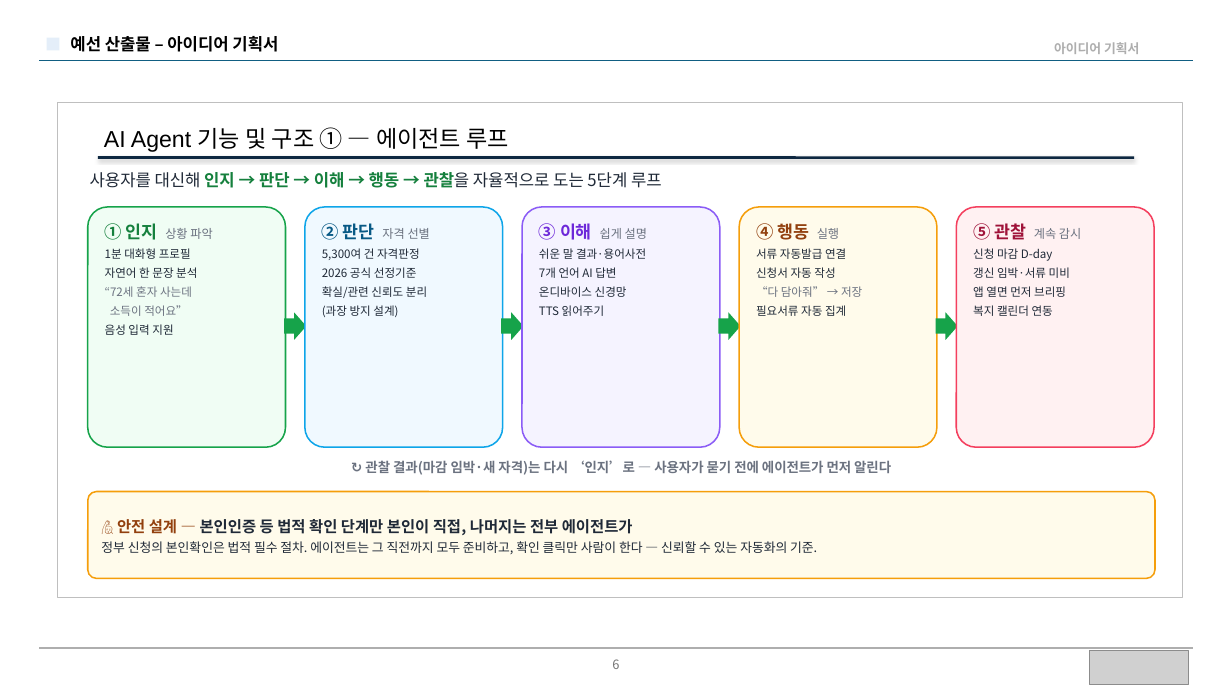
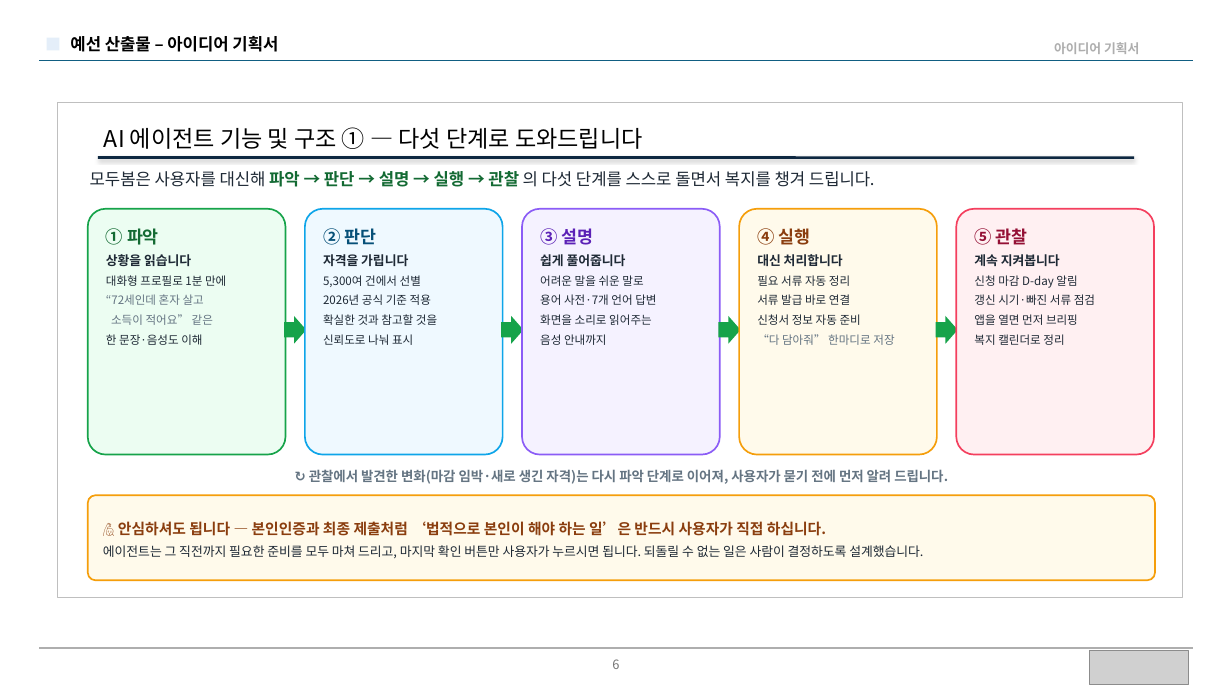
Before and after one commit to BioCode67/modoo-bom, a slide deck: slide 6 of docs/제출/모두봄-예선기획서-20p-규정안전판.pptx. Drawn at 1232x693 pixels with LibreOffice and Linux fonts; fonts in the diff are those of the drawing; grey boxes stand for pictures. Boxes give left, top, right and bottom in pixels: in the first picture for what was removed or moved away, otherwise in the second. Text is boxed around its words. In the diff, an @@ line names an element or a change of style, - is before the commit and + after.

Commit message:
docs(제출): 예선 기획서 v3 — Pretendard 폰트·존댓말/친절체·문장 풀어쓰기·팀정보 반영
- 폰트: Pretendard 적용 + PPT에 임베딩(심사 PC에 폰트 없어도 동일하게 표시)
- 어투: 전 슬라이드 '~습니다/~입니다' 존댓말·친절체로 전환(당찬 단정 어투 제거)
- 가독성: 축약을 풀어 완결된 문장으로 서술, 박스 여백을 채워 균형 개선
- 팀정보 자동 반영: 영남대학교 / 모두봄(ModooBom) / 팀장 김주형 외 4명(컴퓨터공학전공)
- 표현 개선: '개인정보 서버 전송 0' → '입력하신 정보는 기기 밖으로 나가지 않는 온디바이스 AI'(긍정·완성형)
- 앱 출시 반영: Summary·로드맵에 '모바일 앱 출시 준비/출시' 명시
- 커버리지 명시: 복지정책·복지서비스·장학금·행복주택·서민금융·민간재단 — 한곳에서

PowerPoint 렌더로 14장 전수 육안 검증(겹침·오버플로 수정 완료).

```diff
--- a/docs/제출/모두봄-예선기획서-20p-규정안전판.pptx
+++ b/docs/제출/모두봄-예선기획서-20p-규정안전판.pptx
@@ text at [104,127,643,149]: text changed; font Arial to Noto Sans CJK KR @@
-AI Agent 기능 및 구조 ① — 에이전트 루프
+AI 에이전트 기능 및 구조 ① — 다섯 단계로 도와드립니다
@@ text at [90,171,875,187]: text changed; text colour #1F2937 to #1E2935 @@
-사용자를 대신해 인지 → 판단 → 이해 → 행동 → 관찰을 자율적으로 도는 5단계 루프
+모두봄은 사용자를 대신해 파악 → 판단 → 설명 → 실행 → 관찰 의 다섯 단계를 스스로 돌면서 복지를 챙겨 드립니다.
@@ rounded rectangle "① 파악": place and size @@
-rounded rectangle "① 파악" at [88,207,286,447]
+rounded rectangle "① 파악" at [88,209,286,455]
@@ rounded rectangle "① 파악" at [88,209,286,455]: fill #F0FDF4 to #ECFDF2; outline #16A34A 1.2 pt to #16A34A 1.3 pt; proportions changed @@
@@ rounded rectangle "② 판단": place and size @@
-rounded rectangle "② 판단" at [305,207,503,447]
+rounded rectangle "② 판단" at [305,209,503,455]
@@ rounded rectangle "② 판단" at [305,209,503,455]: fill #F0F9FF to #EFF9FF; outline #0EA5E9 1.2 pt to #0EA5E9 1.3 pt; proportions changed @@
@@ rounded rectangle "③ 설명": place and size @@
-rounded rectangle "③ 설명" at [522,207,720,447]
+rounded rectangle "③ 설명" at [522,209,720,455]
@@ rounded rectangle "③ 설명" at [522,209,720,455]: fill #F5F3FF to #F5F2FF; outline #8B5CF6 1.2 pt to #8B5CF6 1.3 pt; proportions changed @@
@@ rounded rectangle "④ 실행" at [739,209,937,455]: fill #FFFBEB to #FFFAEB; outline #F59E0B 1.2 pt to #F59E0B 1.3 pt; proportions changed @@
@@ rounded rectangle "④ 실행": place and size @@
-rounded rectangle "④ 실행" at [739,207,937,447]
+rounded rectangle "④ 실행" at [739,209,937,455]
@@ rounded rectangle "⑤ 관찰": place and size @@
-rounded rectangle "⑤ 관찰" at [957,207,1154,447]
+rounded rectangle "⑤ 관찰" at [957,209,1154,455]
@@ rounded rectangle "⑤ 관찰" at [957,209,1154,455]: fill #FFF1F2 to #FFF0F2; outline #F43F5E 1.2 pt to #F43F5E 1.3 pt; proportions changed @@
@@ text in rounded rectangle at [106,228,226,345]: text changed; text colour #1F2937 to #1E2935 @@
-① 인지 상황 파악
-1분 대화형 프로필
-자연어 한 문장 분석
-“72세 혼자 사는데
-소득이 적어요”
-음성 입력 지원
+① 파악
+상황을 읽습니다
+대화형 프로필로 1분 만에
+“72세인데 혼자 살고
+소득이 적어요” 같은
+한 문장·음성도 이해
@@ text in rounded rectangle at [323,228,437,345]: text changed; text colour #1F2937 to #1E2935 @@
-② 판단 자격 선별
-5,300여 건 자격판정
-2026 공식 선정기준
-확실/관련 신뢰도 분리
-(과장 방지 설계)
+② 판단
+자격을 가립니다
+5,300여 건에서 선별
+2026년 공식 기준 적용
+확실한 것과 참고할 것을
+신뢰도로 나눠 표시
@@ text in rounded rectangle at [540,228,656,345]: text changed; text colour #1F2937 to #1E2935 @@
-③ 이해 쉽게 설명
-쉬운 말 결과·용어사전
-7개 언어 AI 답변
-온디바이스 신경망
-TTS 읽어주기
+③ 설명
+쉽게 풀어줍니다
+어려운 말을 쉬운 말로
+용어 사전·7개 언어 답변
+화면을 소리로 읽어주는
+음성 안내까지
@@ text in rounded rectangle at [757,228,894,345]: text changed; text colour #1F2937 to #1E2935 @@
-④ 행동 실행
-서류 자동발급 연결
-신청서 자동 작성
-“다 담아줘” → 저장
-필요서류 자동 집계
+④ 실행
+대신 처리합니다
+필요 서류 자동 정리
+서류 발급 바로 연결
+신청서 정보 자동 준비
+“다 담아줘” 한마디로 저장
@@ text in rounded rectangle at [974,228,1095,345]: text changed; text colour #1F2937 to #1E2935 @@
-⑤ 관찰 계속 감시
-신청 마감 D-day
-갱신 임박·서류 미비
-앱 열면 먼저 브리핑
-복지 캘린더 연동
+⑤ 관찰
+계속 지켜봅니다
+신청 마감 D-day 알림
+갱신 시기·빠진 서류 점검
+앱을 열면 먼저 브리핑
+복지 캘린더로 정리
@@ 4 right arrows: place and size @@
-4 right arrows at [284,312,958,340]
+4 right arrows at [284,316,958,344]
@@ text at [309,469,948,484]: text changed; text colour #6B7280 to #647482 @@
-↻ 관찰 결과(마감 임박·새 자격)는 다시 ‘인지’로 — 사용자가 묻기 전에 에이전트가 먼저 알린다
+↻ 관찰에서 발견한 변화(마감 임박·새로 생긴 자격)는 다시 파악 단계로 이어져, 사용자가 묻기 전에 먼저 알려 드립니다.
@@ rounded rectangle "🙋 안심하셔도 됩니다 — 본인인증과 ..." at [88,495,1155,580]: fill #FFFBEB to #FFFAEB; outline #F59E0B 1.2 pt to #F59E0B 1.3 pt; proportions changed @@
@@ text in rounded rectangle at [103,521,923,558]: text changed; text colour #1F2937 to #1E2935 @@
-🙋 안전 설계 — 본인인증 등 법적 확인 단계만 본인이 직접, 나머지는 전부 에이전트가
-정부 신청의 본인확인은 법적 필수 절차. 에이전트는 그 직전까지 모두 준비하고, 확인 클릭만 사람이 한다 — 신뢰할 수 있는 자동화의 기준.
+🙋 안심하셔도 됩니다 — 본인인증과 최종 제출처럼 ‘법적으로 본인이 해야 하는 일’은 반드시 사용자가 직접 하십니다.
+에이전트는 그 직전까지 필요한 준비를 모두 마쳐 드리고, 마지막 확인 버튼만 사용자가 누르시면 됩니다. 되돌릴 수 없는 일은 사람이 결정하도록 설계했습니다.
```
Also in this commit, not shown: 13 other slides changed, 2 other files.
